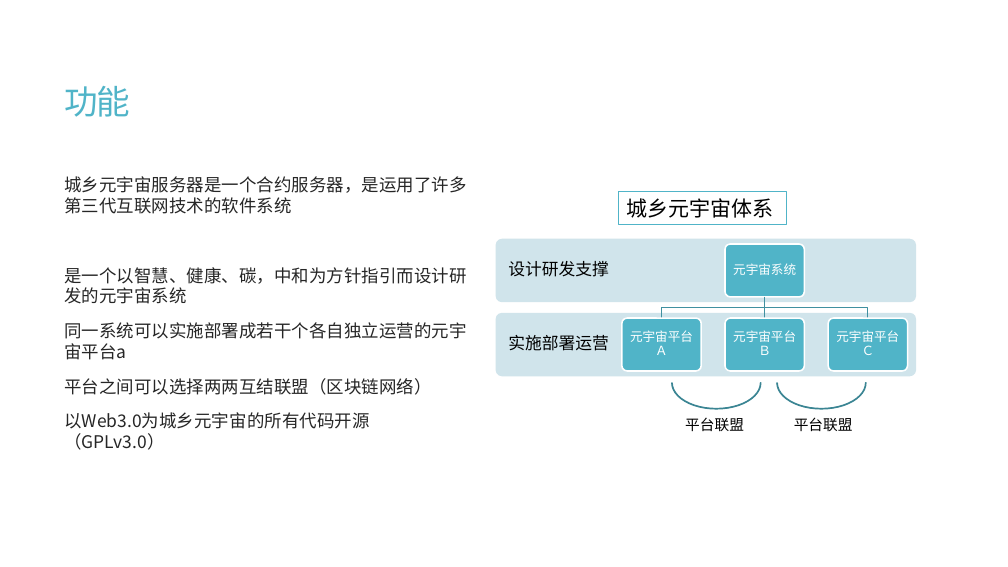
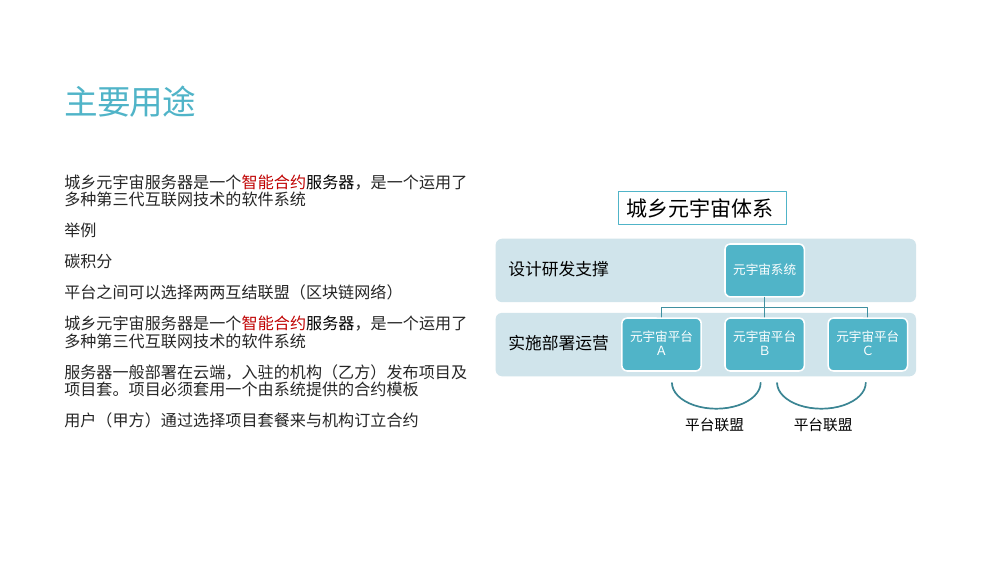
Before and after one commit to calcyu/chainway, a slide deck: slide 4 of Docs/城乡元宇宙服务器.pptx (slide 3 before the commit). Drawn at 1008x567 pixels with LibreOffice and Linux fonts; fonts in the diff are those of the drawing. Boxes give left, top, right and bottom in pixels: in the first picture for what was removed or moved away, otherwise in the second. Text is boxed around its words. In the diff, an @@ line names an element or a change of style, - is before the commit and + after.

```diff
--- a/Docs/城乡元宇宙服务器.pptx
+++ b/Docs/城乡元宇宙服务器.pptx
@@ title at <box>65,85,196,117</box>: text changed @@
-功能
+主要用途
@@ text at <box>64,174,467,269</box>: text changed; size 16.6 to 15.3 pt @@
-城乡元宇宙服务器是一个合约服务器，是运用了许多第三代互联网技术的软件系统
-是一个以智慧、健康、碳，中和为方针指引而设计研发的元宇宙系统
-同一系统可以实施部署成若干个各自独立运营的元宇宙平台a
+城乡元宇宙服务器是一个智能合约服务器，是一个运用了多种第三代互联网技术的软件系统
+举例
+碳积分
@@ text at <box>64,284,402,300</box>: size 16.6 to 15.3 pt in "平台之间可以选择两两互结联盟（区块链网络）"; line spacing 1 to 0.9 @@
@@ text at <box>64,315,467,428</box>: text changed; size 16.6 to 15.3 pt @@
-以Web3.0为城乡元宇宙的所有代码开源（GPLv3.0）
+城乡元宇宙服务器是一个智能合约服务器，是一个运用了多种第三代互联网技术的软件系统
+服务器一般部署在云端，入驻的机构（乙方）发布项目及项目套。项目必须套用一个由系统提供的合约模板
+用户（甲方）通过选择项目套餐来与机构订立合约
```
Also in this commit, not shown: 21 other slides changed, 15 slides added, 13 slides removed, 20 other files.
